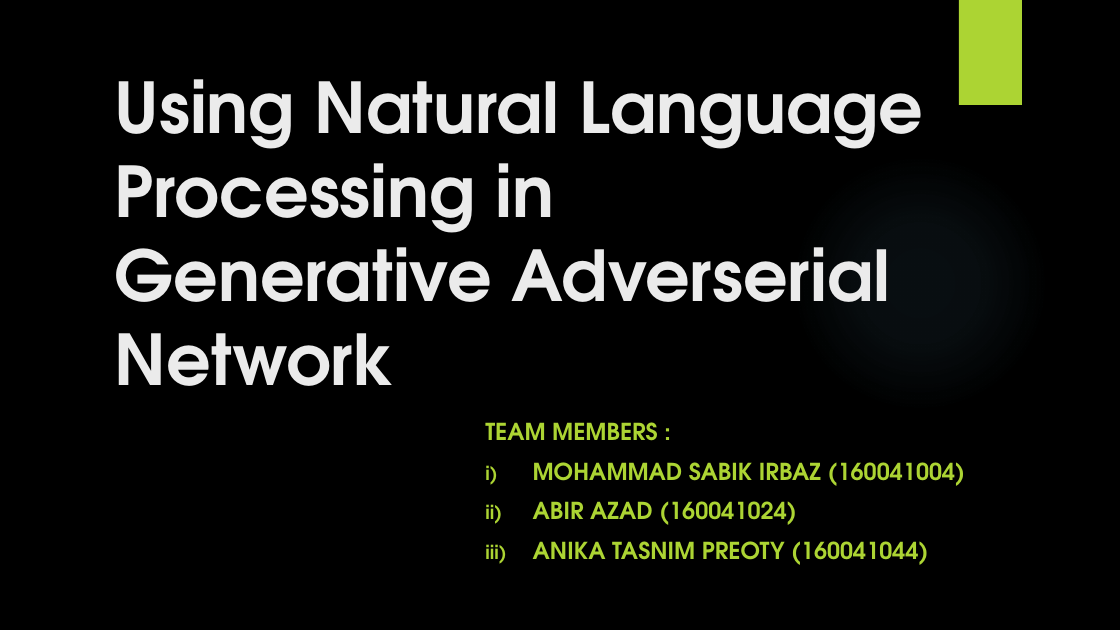
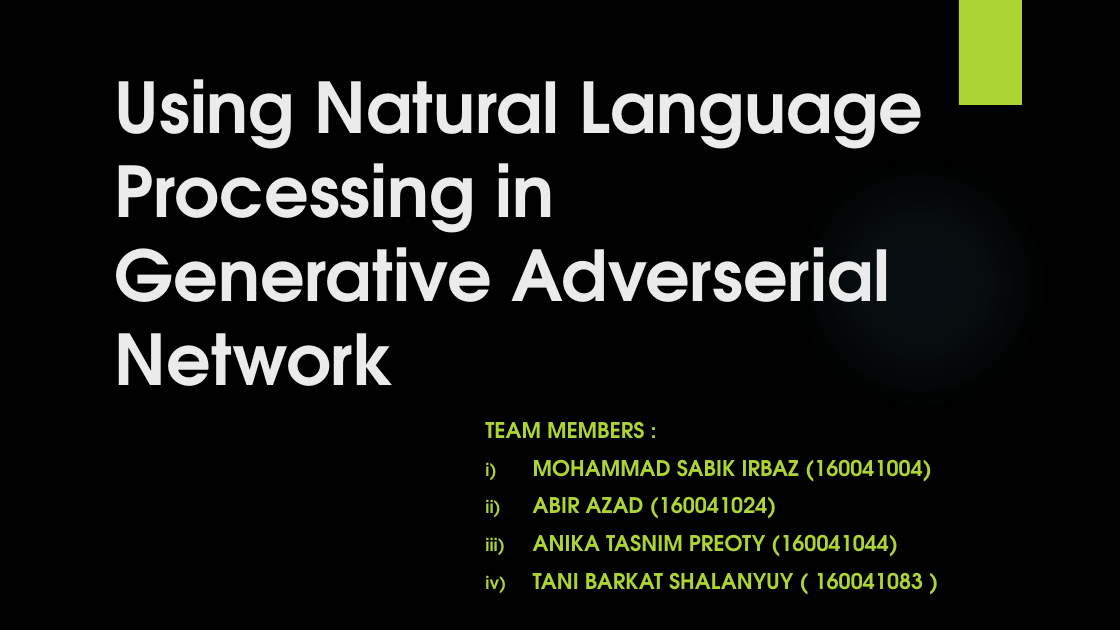
Before and after one commit to msi1427/Thesis-Repository, a slide deck: slide 1 of Presentations/P3-GAN-NLP.pptx. Drawn at 1120x630 pixels with LibreOffice and Linux fonts; fonts in the diff are those of the drawing; background and template pictures are left out. Boxes give left, top, right and bottom in pixels: in the first picture for what was removed or moved away, otherwise in the second. Text is boxed around its words. In the diff, an @@ line names an element or a change of style, - is before the commit and + after.

```diff
--- a/Presentations/P3-GAN-NLP.pptx
+++ b/Presentations/P3-GAN-NLP.pptx
@@ subtitle at bbox=[485, 422, 932, 556]: size 20 to 18.5 pt in "TEAM MEMBERS :", "MOHAMMAD SABIK IRBAZ (160041004)", "ABIR AZAD (160041024)", "ANIKA TASNIM PREOTY (160041044)" @@
@@ subtitle at bbox=[533, 573, 924, 590]: paragraph added @@
+iv) TANI BARKAT SHALANYUY ( 160041083 )
```
